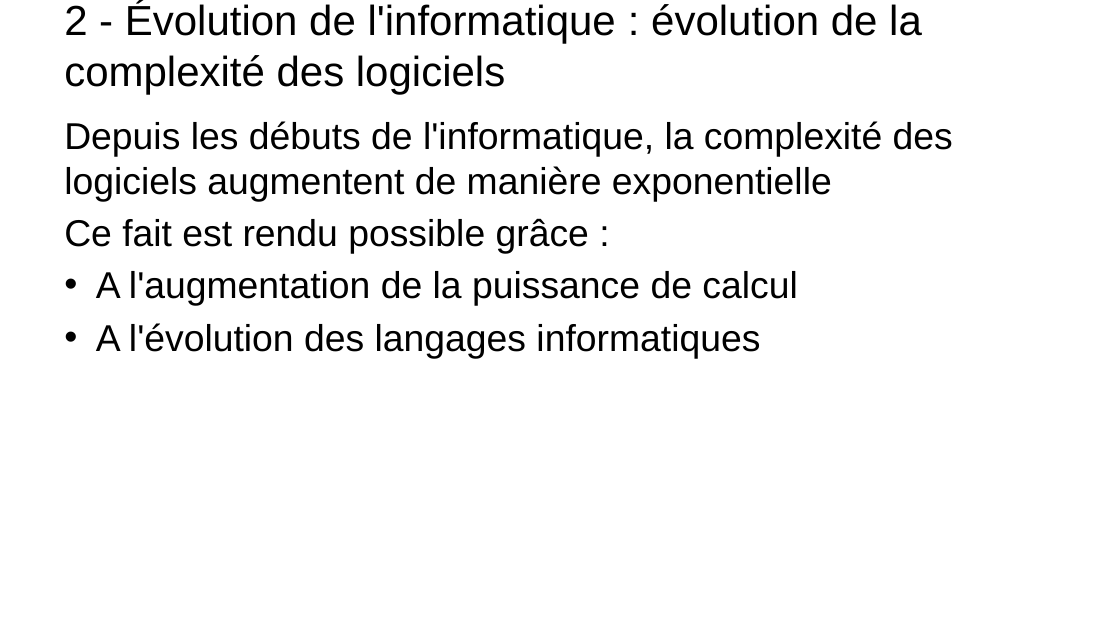
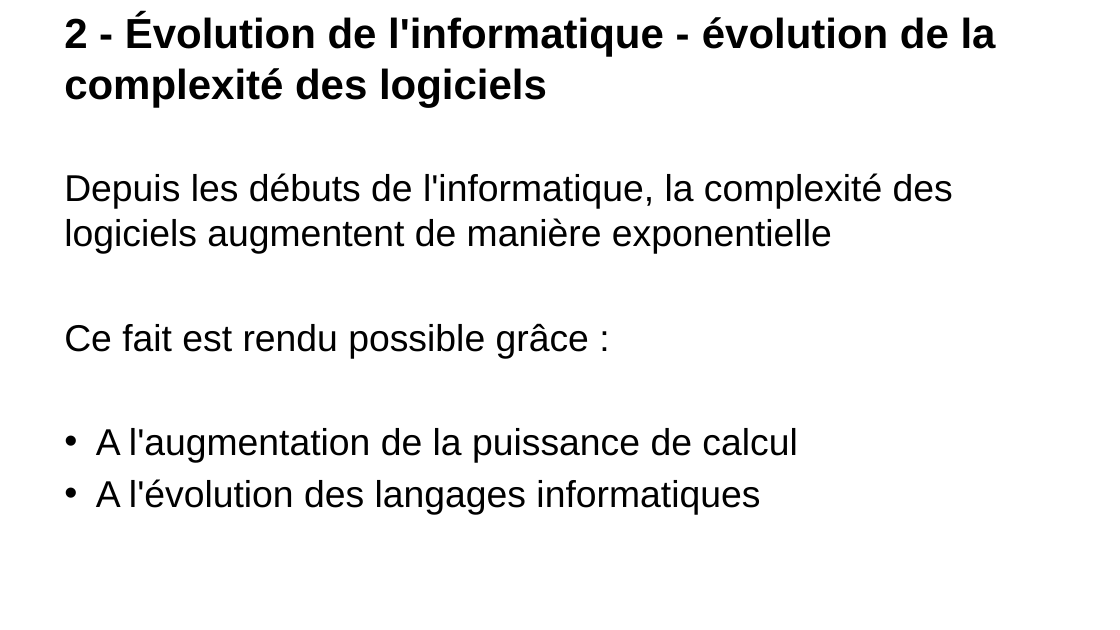
Before and after one commit to t-tortosa/cppCourses, a slide deck: slide 5 of POO.pptx. Drawn at 1120x630 pixels with LibreOffice and Linux fonts; fonts in the diff are those of the drawing; background and template pictures are left out. Boxes give left, top, right and bottom in pixels: in the first picture for what was removed or moved away, otherwise in the second. Text is boxed around its words. In the diff, an @@ line names an element or a change of style, - is before the commit and + after.

```diff
--- a/POO.pptx
+++ b/POO.pptx
@@ title at (64,15,996,107): text changed; bold on @@
-2 - Évolution de l'informatique : évolution de la complexité des logiciels
+2 - Évolution de l'informatique - évolution de la complexité des logiciels
@@ text "Depuis les débuts de l'informatique, ..." rewrapped from (64,121,953,358) to (64,173,953,515) @@
```
Also in this commit, not shown: 35 other slides changed, 8 slides added, 2 other files.
